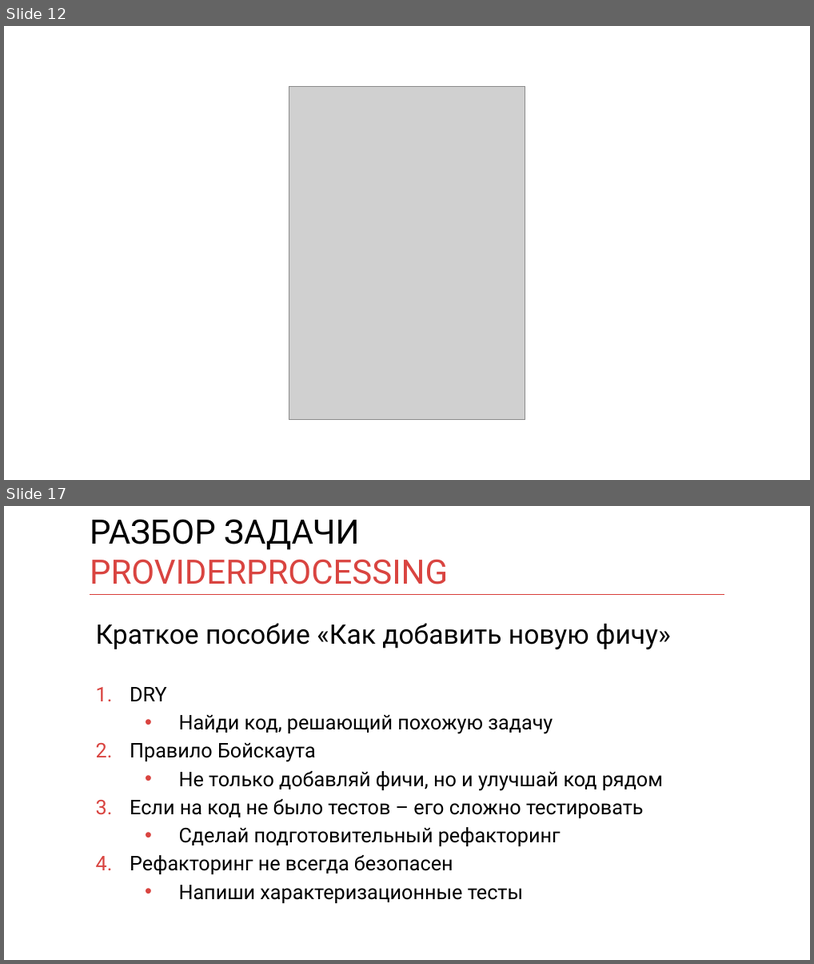
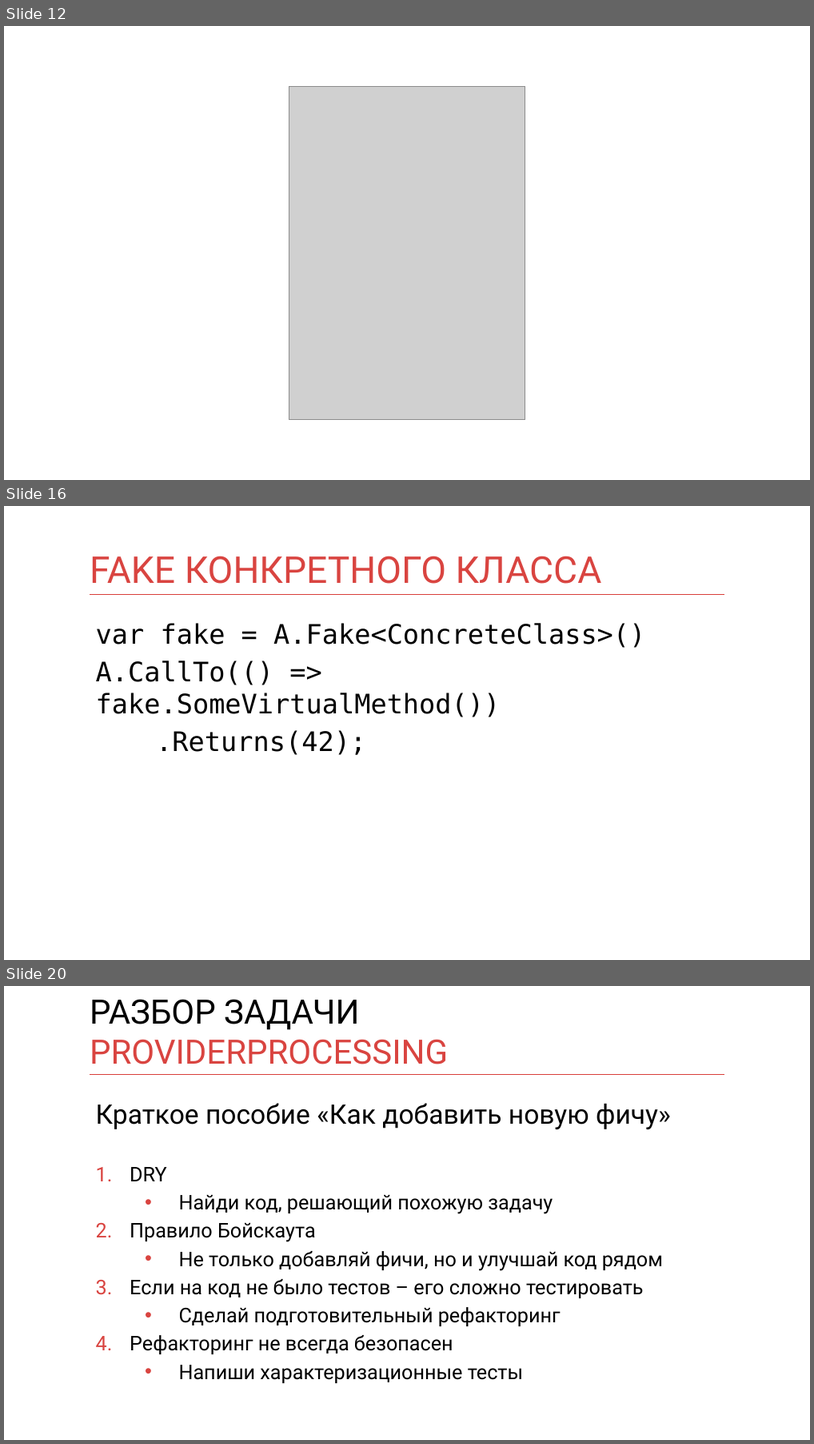
Before and after one commit to kontur-courses/legacy, a slide deck: legacy.pptx. Shown one above the other, each under a label of ours: slides 12 and 17 before the commit, slides 12, 16 and 20 after it; the slides between them are not shown. The pictures are 814x964 and 814x1444 pixels, drawn with LibreOffice and Linux fonts; fonts in the diff are those of the drawing; grey boxes stand for pictures. Boxes give left, top, right and bottom in pixels: in the first picture for what was removed or moved away, otherwise in the second. Text is boxed around its words. In the diff, an @@ line names an element or a change of style, - is before the commit and + after.

```diff
--- a/legacy.pptx
+++ b/legacy.pptx
@@ slide 16 added at <box>4,506,810,960</box>, background #FFFFFF; not listed: 1 template element that a slide beside it also shows @@
@@ title added at <box>90,556,602,584</box>, 44 pt, text #D94440 @@
+FAKE КОНКРЕТНОГО КЛАССА
@@ text added at <box>96,623,646,755</box>, 32 pt, text #000000 @@
+var fake = A.Fake<ConcreteClass>()
+A.CallTo(() => fake.SomeVirtualMethod())
+.Returns(42);
@@ what was slide 17 is now slide 20 @@
```
Also in this commit, not shown: 4 slides changed, 2 other slides added.
